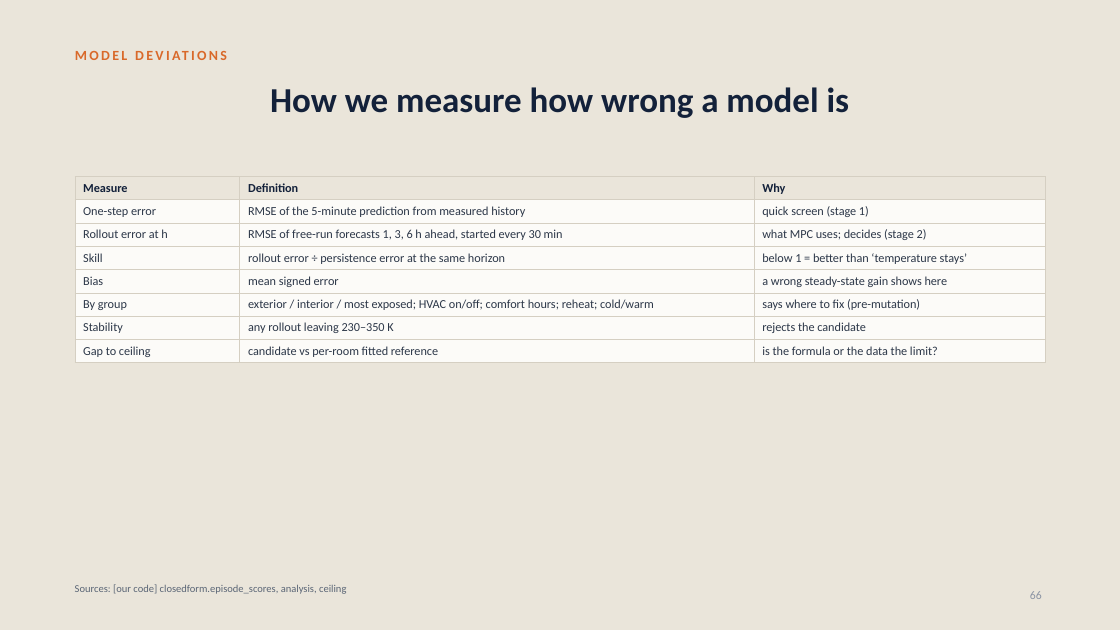
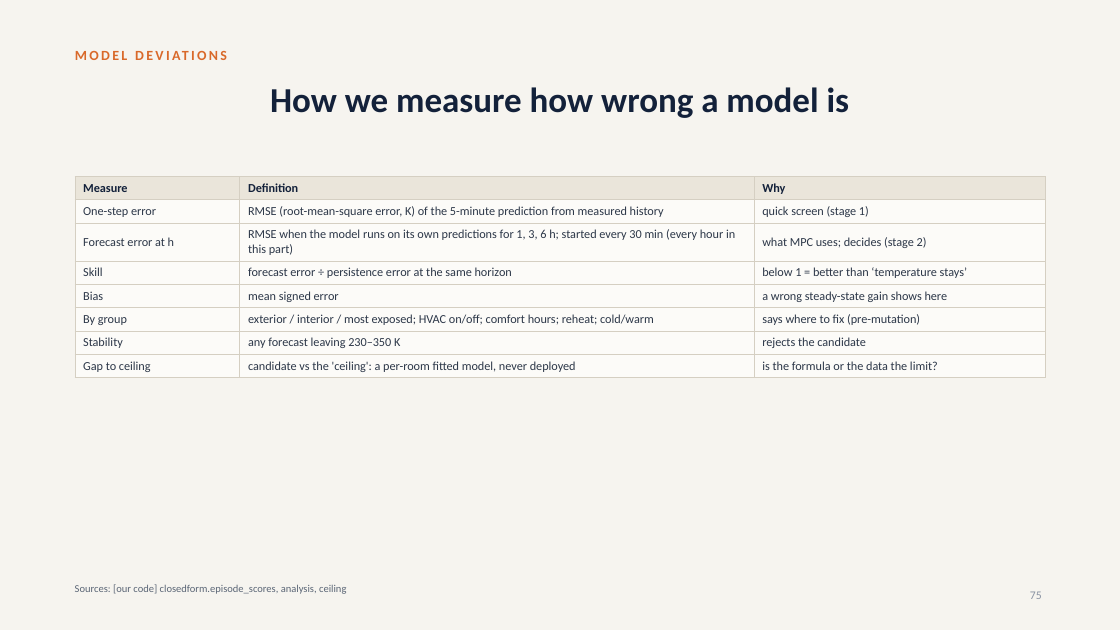
Before and after one commit to srivathsanb14/working-code, a slide deck: slide 75 of docs/One_Controller_for_Every_Building.pptx (slide 66 before the commit). Drawn at 1120x630 pixels with LibreOffice and Linux fonts; fonts in the diff are those of the drawing. Boxes give left, top, right and bottom in pixels: in the first picture for what was removed or moved away, otherwise in the second. Text is boxed around its words. In the diff, an @@ line names an element or a change of style, - is before the commit and + after.

```diff
--- a/docs/One_Controller_for_Every_Building.pptx
+++ b/docs/One_Controller_for_Every_Building.pptx
@@ background #EAE5DA to #F6F4EF @@
@@ table at (x1=75, y1=176, x2=1044, y2=376) @@
-row 2, column 2: RMSE of the 5-minute prediction from measured history
+row 2, column 2: RMSE (root-mean-square error, K) of the 5-minute prediction from measured history
-row 3, column 1: Rollout error at h
+row 3, column 1: Forecast error at h
-row 3, column 2: RMSE of free-run forecasts 1, 3, 6 h ahead, started every 30 min
+row 3, column 2: RMSE when the model runs on its own predictions for 1, 3, 6 h; started every 30 min (every hour in this part)
-row 4, column 2: rollout error ÷ persistence error at the same horizon
+row 4, column 2: forecast error ÷ persistence error at the same horizon
-row 7, column 2: any rollout leaving 230–350 K
+row 7, column 2: any forecast leaving 230–350 K
-row 8, column 2: candidate vs per-room fitted reference
+row 8, column 2: candidate vs the 'ceiling': a per-room fitted model, never deployed
@@ page number at (x1=1030, y1=591, x2=1042, y2=599): text changed @@
-66
+75
```
Also in this commit, not shown: 62 other slides changed, 21 slides added, 6 other files.
